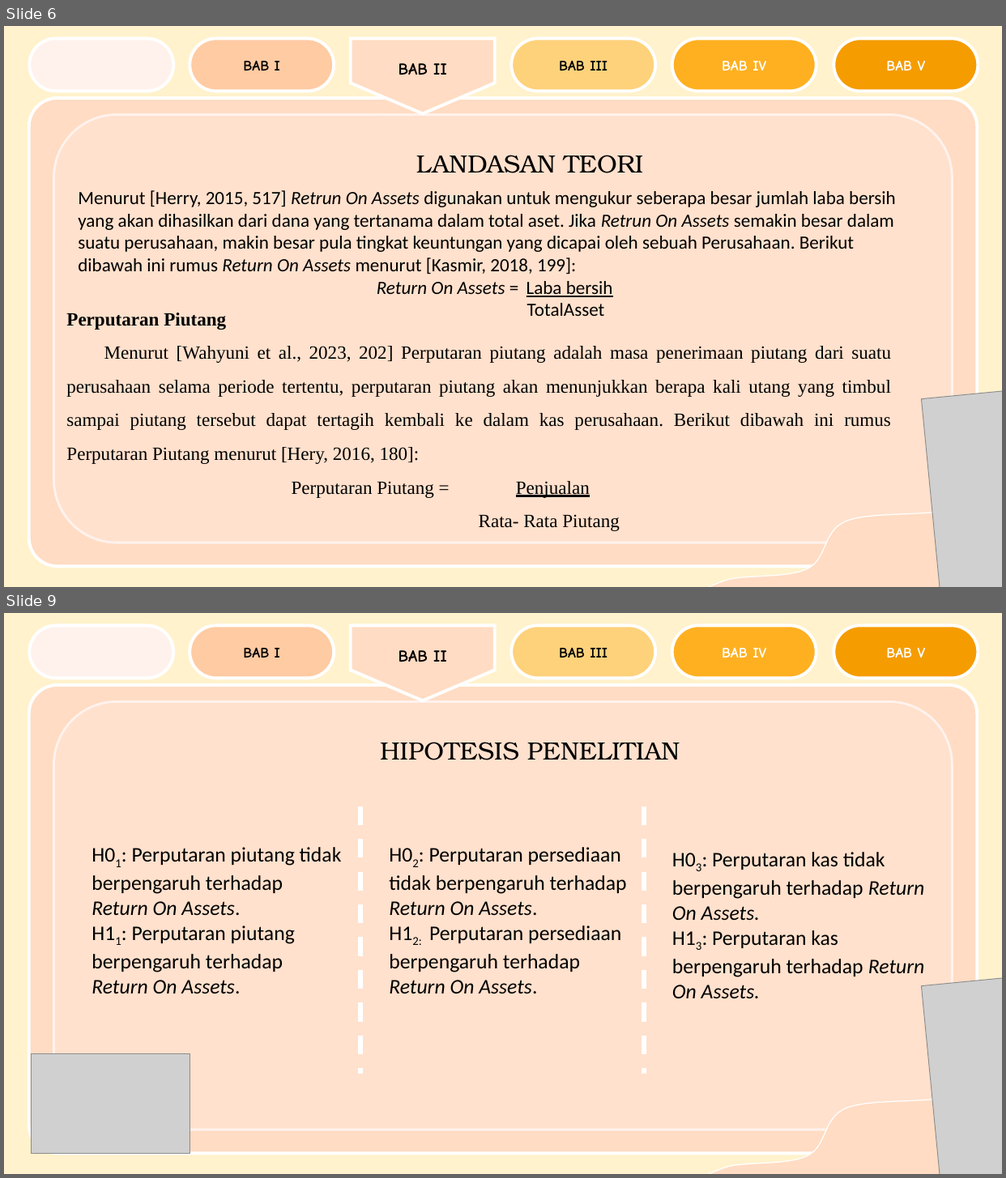
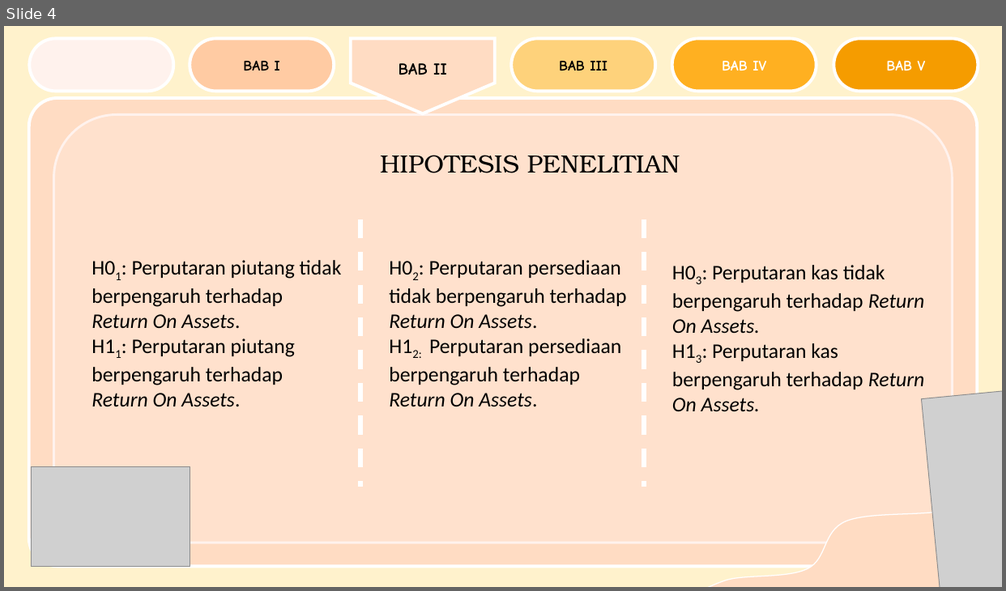
Before and after one commit to milanafsah31/skripsi, a slide deck: PPT SKRIPSI MILANAFSAH DZAHIRA.pptx. Shown one above the other, each under a label of ours: slides 6 and 9 before the commit, slide 4 after it; the slides between them are not shown. The pictures are 1006x1178 and 1006x591 pixels, drawn with LibreOffice and Linux fonts; fonts in the diff are those of the drawing; grey boxes stand for pictures; background and template pictures are left out. Boxes give left, top, right and bottom in pixels: in the first picture for what was removed or moved away, otherwise in the second. Text is boxed around its words. In the diff, an @@ line names an element or a change of style, - is before the commit and + after.

```diff
--- a/PPT SKRIPSI MILANAFSAH DZAHIRA.pptx
+++ b/PPT SKRIPSI MILANAFSAH DZAHIRA.pptx
@@ slide 6 removed at (4,26,1002,587), background #FFF2CC @@
@@ rounded rectangle removed at (29,39,174,91) @@
@@ rounded rectangle removed at (189,39,334,91) @@
-BAB I
@@ pentagon arrow removed at (350,39,495,114) @@
-BAB II
@@ rounded rectangle removed at (512,39,656,91) @@
-BAB III
@@ rounded rectangle removed at (672,39,817,91) @@
-BAB IV
@@ rounded rectangle removed at (834,39,978,91) @@
-BAB V
@@ rounded rectangle removed at (28,98,978,566) @@
@@ rounded rectangle removed at (54,115,953,544) @@
@@ text removed at (416,155,644,173) @@
-LANDASAN TEORI
@@ text removed at (78,190,896,316) @@
-Menurut [Herry, 2015, 517] Retrun On Assets digunakan untuk mengukur seberapa besar jumlah laba bersih yang akan dihasilkan dari dana yang tertanama dalam total aset. Jika Retrun On Assets semakin besar dalam suatu perusahaan, makin besar pula tingkat keuntungan yang dicapai oleh sebuah Perusahaan. Berikut dibawah ini rumus Return On Assets menurut [Kasmir, 2018, 199]:
-Return On Assets = Laba bersih
-TotalAsset
@@ text removed at (66,313,891,531) @@
-Perputaran Piutang
-Menurut [Wahyuni et al., 2023, 202] Perputaran piutang adalah masa penerimaan piutang dari suatu perusahaan selama periode tertentu, perputaran piutang akan menunjukkan berapa kali utang yang timbul sampai piutang tersebut dapat tertagih kembali ke dalam kas perusahaan. Berikut dibawah ini rumus Perputaran Piutang menurut [Hery, 2016, 180]:
-Perputaran Piutang = Penjualan
-Rata- Rata Piutang
@@ picture removed at (922,390,1002,587) @@
@@ freeform shape removed at (691,466,1002,587) @@
@@ what was slide 9 is now slide 4 @@
```
Also in this commit, not shown: 8 slides changed, 14 slides added, 10 other slides removed, 1 other file.
